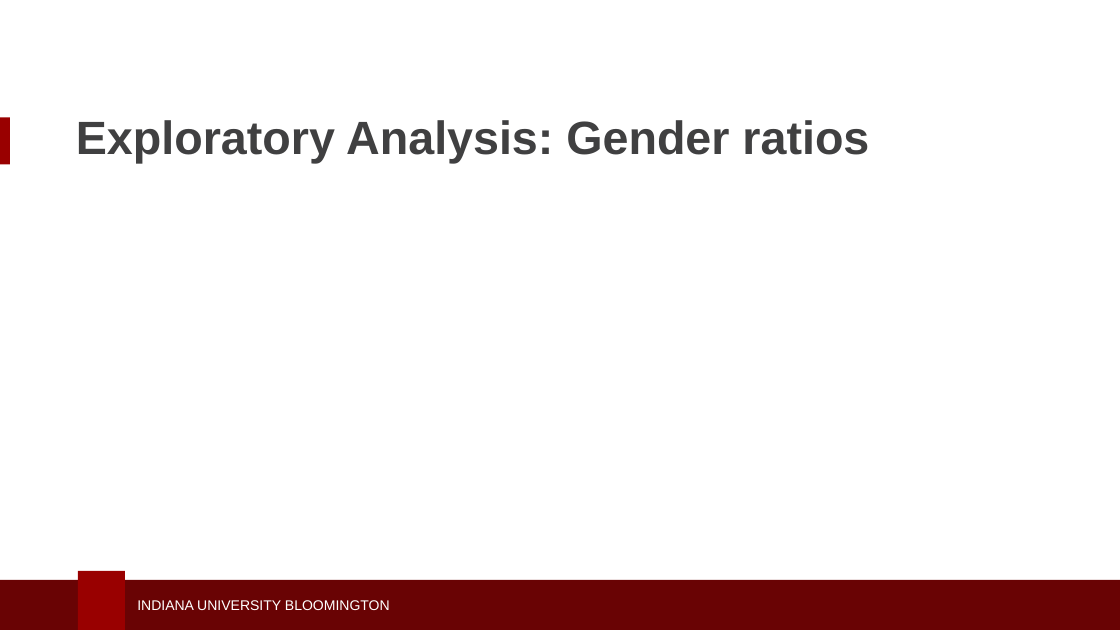
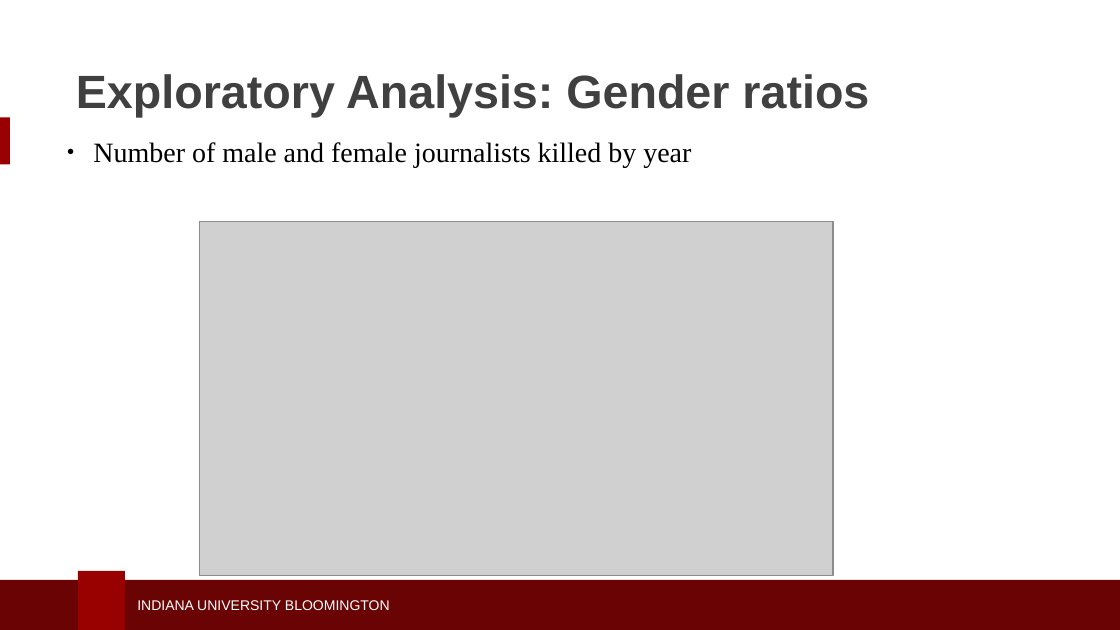
Before and after one commit to seashiva94/data_viz_project, a slide deck: slide 18 of dviz_ppt.pptx (slide 17 before the commit). Drawn at 1120x630 pixels with LibreOffice and Linux fonts; fonts in the diff are those of the drawing; grey boxes stand for pictures; background and template pictures are left out. Boxes give left, top, right and bottom in pixels: in the first picture for what was removed or moved away, otherwise in the second. Text is boxed around its words. In the diff, an @@ line names an element or a change of style, - is before the commit and + after.

```diff
--- a/dviz_ppt.pptx
+++ b/dviz_ppt.pptx
@@ text "Exploratory Analysis: Gender ratios": place and size @@
-text "Exploratory Analysis: Gender ratios" at <box>76,120,869,163</box>
+text "Exploratory Analysis: Gender ratios" at <box>76,74,869,118</box>
@@ text added at <box>93,142,691,167</box>, 18 pt, text #000000 @@
+● Number of male and female journalists killed by year
@@ picture added at <box>199,222,833,576</box> @@
```
Also in this commit, not shown: 11 other slides changed, 7 slides added, 6 slides removed.
